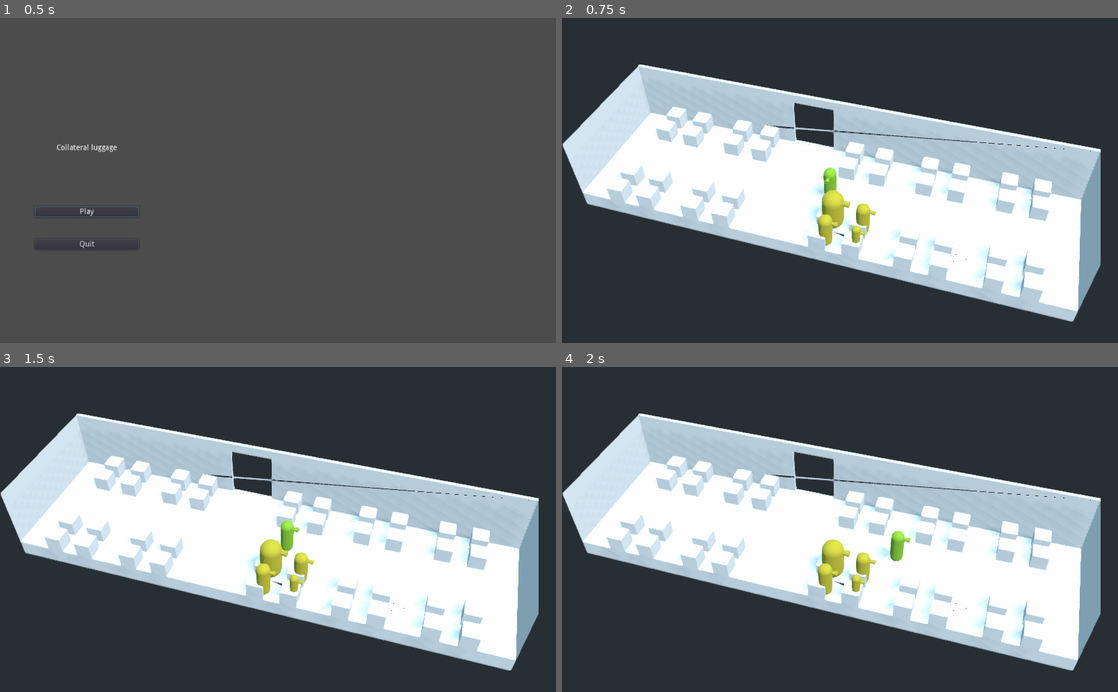
Above: before the commit, frames 1-4 (two rows, left to right).
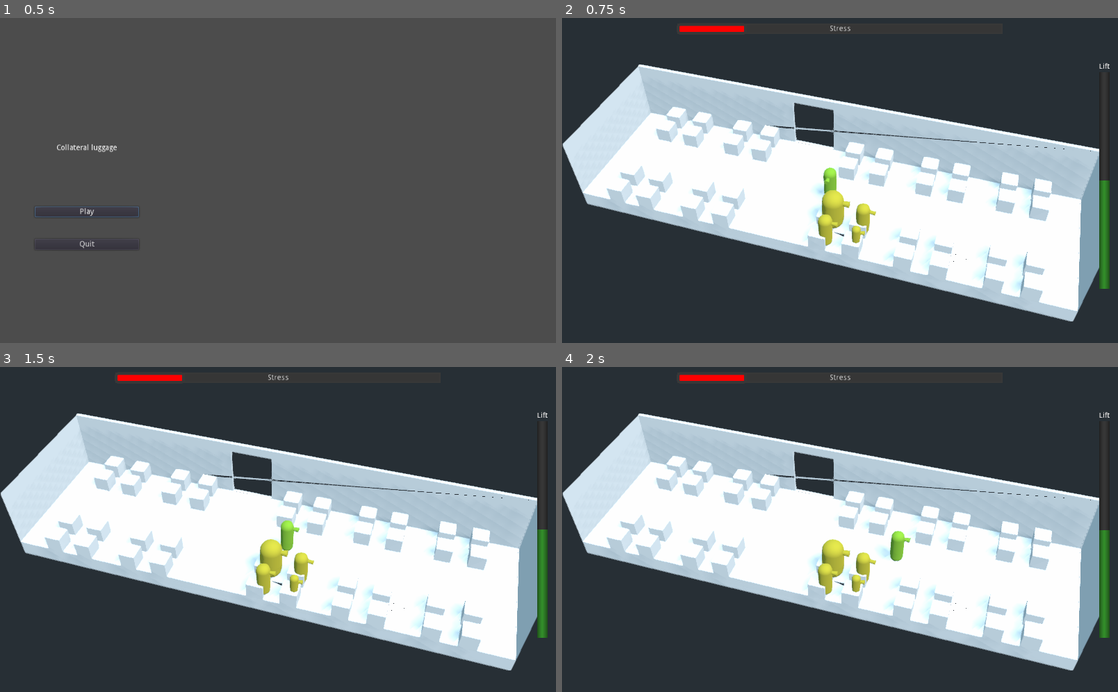
Above: after the commit, the same moments.

Repository: the-last-willy/game_jam_22_07
Game: Godot game, scene res://Game/Scenes/Main/Main.tscn
Same seed, same stepped clock (60 frames per second), same inputs: the game is played once before the commit and once after it.
Inputs (mouse positions are in pixels of both pictures, inside the frame that each line leads up to):
- Up to frame 1 (0.5 s): no input
- Up to frame 2 (0.75 s): click "Play" at 0.5 s
- Up to frame 3 (1.5 s): tap Enter (ui_accept) at 1.25 s; move the mouse to (400, 513) at 1.27 s; hold D (move_right) from 1.28 s (still down); tap Shift (grab, bound only after the commit) at 1.35 s; click (400, 513) at 1.42 s
- Up to frame 4 (2 s): keep holding D (move_right); tap Enter (ui_accept) at 1.52 s

Frame 1 is identical in both runs. In frame 2, 0.9% of the frame differs, in the area x 21-99%, y 2-84%; in frame 3, 0.9%; in frame 4, 0.9%.

Commit message:
"pour récupérer les données"

Diff:
--- a/Game/Character/PassengerSpawner/SpawnPerso.gd
+++ b/Game/Character/PassengerSpawner/SpawnPerso.gd
@@ -22,7 +22,6 @@
 
 	var path = "res://Game/Character/Passenger/Models/PassengerModel" + character.get_caliber_type()  + ".tscn"
 
-	print(path)
 	var passenger_type = load(path)
 
 	var passenger_instance = passenger.instance()
--- a/Game/ConfrontationManager/ConfrontationManager.gd
+++ b/Game/ConfrontationManager/ConfrontationManager.gd
@@ -38,6 +38,7 @@
 			get_tree().call_group("GameManager", "game_over")
 		else:
 			opponent.queue_free()
+			get_tree().call_group("GameManager", "object_thrown")
 
 		player = null
 		opponent = null
--- a/Game/GameManager/GameManager.gd
+++ b/Game/GameManager/GameManager.gd
@@ -1,7 +1,41 @@
 extends Node
+
+var game_ui = preload("res://Game/UI/GameUI/GameUI.tscn")
+
+var game_ui_instantiate
+
+func _ready():
+	game_ui_instantiate = game_ui.instance()
+	add_child(game_ui_instantiate)
+
+func _process(delta):
+	update_global_anger(delta)
+	update_global_lift(delta)
 
 func game_over():
 	get_parent().get_node("GameEndUI").game_end(false)
 
 func win():
 	get_parent().get_node("GameEndUI").game_end(true)
+
+func update_global_anger(delta):
+	var anger = game_ui_instantiate.get_child(0).get_value()
+	anger = anger - 0.10 * delta
+	game_ui_instantiate.get_child(0).set_value(anger)
+	if(anger >= 100):
+		return
+
+func update_global_lift(delta):
+	var lift = game_ui_instantiate.get_child(1).get_value()
+	lift = lift - 0.10 * delta
+	game_ui_instantiate.get_child(1).set_value(lift)
+	if lift <= 0:
+		game_over()
+
+func object_thrown(weight):
+	var anger = game_ui_instantiate.get_child(0).get_value()
+	anger = anger + 5 * weight
+	var lift = game_ui_instantiate.get_child(1).get_value()
+	lift = lift + 5 * weight
+	game_ui_instantiate.get_child(1).set_value(lift)
+	game_ui_instantiate.get_child(0).set_value(anger)
--- a/Game/UI/GameUI/GameUI.tscn
+++ b/Game/UI/GameUI/GameUI.tscn
@@ -55,8 +55,8 @@
 margin_bottom = 30.0
 custom_styles/fg = SubResource( 1 )
 custom_styles/bg = SubResource( 2 )
-step = 1.0
-value = 30.0
+step = 0.001
+value = 20.0
 rounded = true
 percent_visible = false
 
@@ -82,7 +82,8 @@
 margin_top = -200.0
 margin_right = -15.0
 margin_bottom = 200.0
-value = 40.0
+step = 0.001
+value = 50.0
 texture_under = SubResource( 4 )
 texture_over = SubResource( 6 )
 texture_progress = SubResource( 8 )
--- a/project.godot
+++ b/project.godot
@@ -42,6 +42,10 @@
 run/main_scene="res://Game/Scenes/Main/Main.tscn"
 config/icon="res://icon.png"
 
+[autoload]
+
+GameManager="*res://Game/GameManager.gd"
+
 [input]
 
 ui_cancel={
@@ -76,7 +80,7 @@
 }
 grab={
 "deadzone": 0.5,
-"events": [ Object(InputEventKey,"resource_local_to_scene":false,"resource_name":"","device":0,"alt":false,"shift":false,"control":false,"meta":false,"command":false,"pressed":false,"scancode":0,"physical_scancode":32,"unicode":0,"echo":false,"script":null)
+"events": [ Object(InputEventKey,"resource_local_to_scene":false,"resource_name":"","device":0,"alt":false,"shift":false,"control":false,"meta":false,"command":false,"pressed":false,"scancode":0,"physical_scancode":16777237,"unicode":0,"echo":false,"script":null)
 , Object(InputEventJoypadButton,"resource_local_to_scene":false,"resource_name":"","device":0,"button_index":0,"pressure":0.0,"pressed":false,"script":null)
  ]
 }
